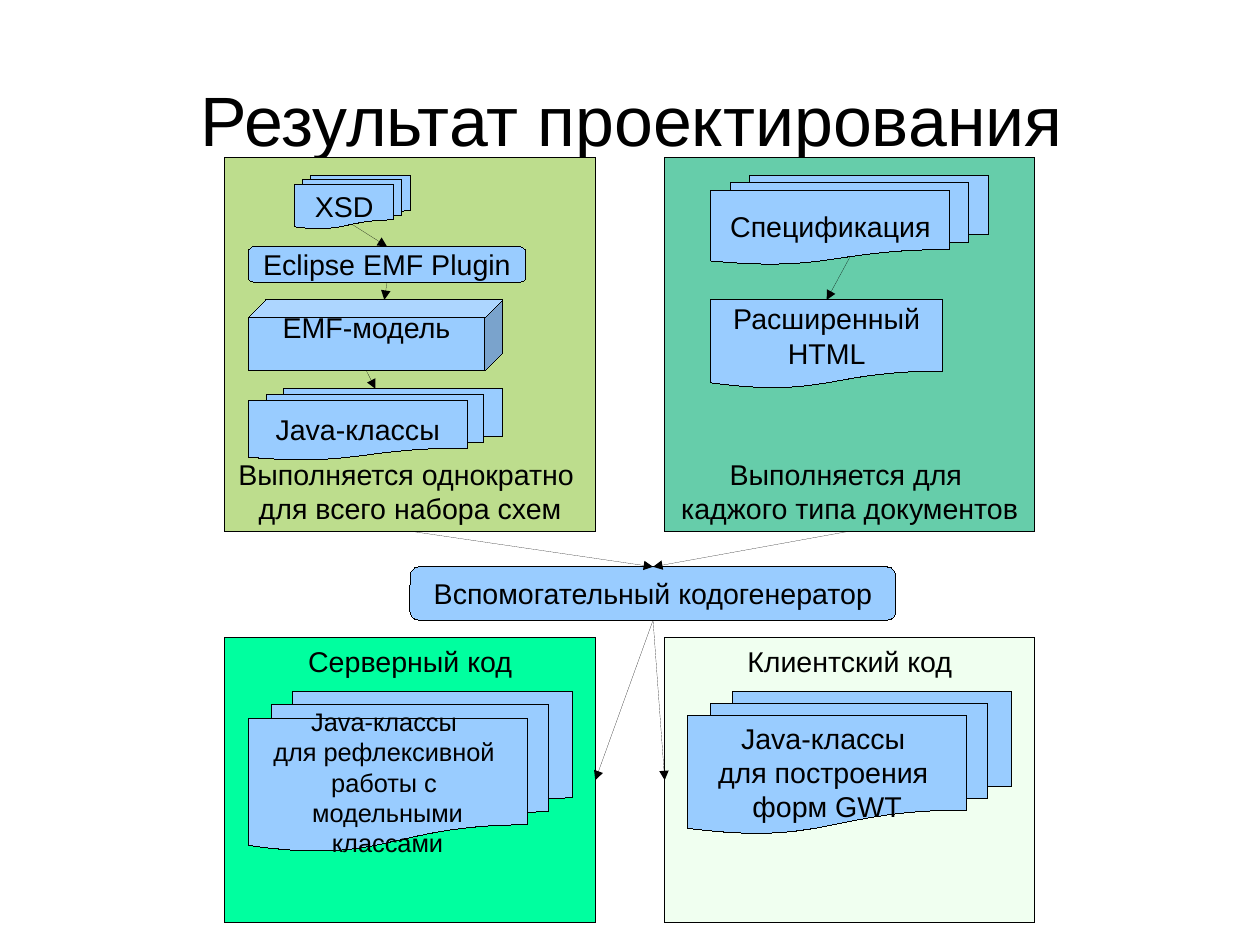
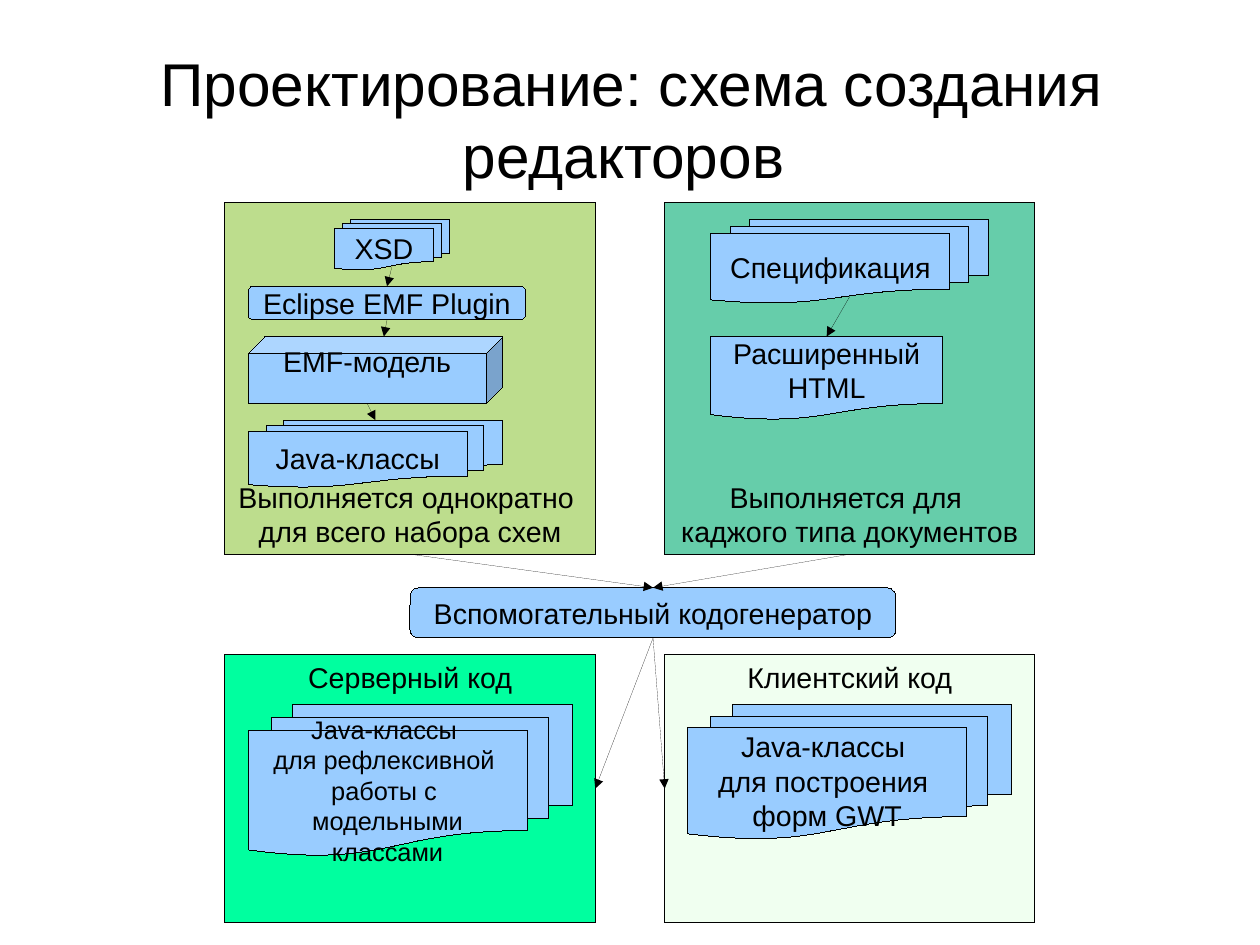
Before and after one commit to aeremenok/a-team-777, a slide deck: slide 12 of diploma/eav/diploma/demo.odp (slide 13 before the commit). Drawn at 1260x945 pixels with LibreOffice and Linux fonts; fonts in the diff are those of the drawing. Boxes give left, top, right and bottom in pixels: in the first picture for what was removed or moved away, otherwise in the second. Text is boxed around its words. In the diff, an @@ line names an element or a change of style, - is before the commit and + after.

```diff
--- a/diploma/eav/diploma/demo.odp
+++ b/diploma/eav/diploma/demo.odp
@@ title at <box>161,64,1102,189</box>: text changed; size 44 to 38 pt @@
-Результат проектирования
+Проектирование: схема создания редакторов
@@ rectangle "Выполняется однократно": place and size @@
-rectangle "Выполняется однократно" at <box>225,158,596,532</box>
+rectangle "Выполняется однократно" at <box>225,202,596,555</box>
@@ rectangle "Выполняется для": place and size @@
-rectangle "Выполняется для" at <box>665,158,1036,532</box>
+rectangle "Выполняется для" at <box>665,202,1036,555</box>
@@ flow chart multidocument "XSD": place and size @@
-flow chart multidocument "XSD" at <box>295,175,410,229</box>
+flow chart multidocument "XSD" at <box>334,220,449,270</box>
@@ flow chart multidocument "Спецификация": place and size @@
-flow chart multidocument "Спецификация" at <box>711,175,989,264</box>
+flow chart multidocument "Спецификация" at <box>711,220,989,303</box>
@@ arrow moved from (388, 282) - (384, 300) to (392, 266) - (388, 286) @@
@@ rounded rectangle "Eclipse EMF Plugin": place and size @@
-rounded rectangle "Eclipse EMF Plugin" at <box>248,247,526,282</box>
+rounded rectangle "Eclipse EMF Plugin" at <box>248,286,526,319</box>
@@ arrow moved from (851, 257) - (827, 300) to (851, 296) - (827, 336) @@
@@ arrow moved from (352, 224) - (388, 247) to (388, 320) - (384, 336) @@
@@ cube "EMF-модель": place and size @@
-cube "EMF-модель" at <box>248,300,503,370</box>
+cube "EMF-модель" at <box>248,336,503,404</box>
@@ flow chart document "Расширенный": place and size @@
-flow chart document "Расширенный" at <box>711,300,942,389</box>
+flow chart document "Расширенный" at <box>711,336,942,420</box>
@@ arrow moved from (367, 372) - (376, 389) to (367, 404) - (376, 421) @@
@@ flow chart multidocument "Java-классы": place and size @@
-flow chart multidocument "Java-классы" at <box>248,389,503,460</box>
+flow chart multidocument "Java-классы" at <box>248,421,503,488</box>
@@ arrow moved from (410, 532) - (653, 567) to (410, 555) - (653, 588) @@
@@ arrow moved from (851, 532) - (653, 567) to (851, 555) - (653, 588) @@
@@ rounded rectangle "Вспомогательный кодогенератор": place and size @@
-rounded rectangle "Вспомогательный кодогенератор" at <box>410,567,896,621</box>
+rounded rectangle "Вспомогательный кодогенератор" at <box>410,588,896,638</box>
@@ rectangle "Серверный код": place and size @@
-rectangle "Серверный код" at <box>225,638,596,923</box>
+rectangle "Серверный код" at <box>225,655,596,923</box>
@@ arrow moved from (653, 620) - (596, 781) to (653, 638) - (596, 789) @@
@@ arrow moved from (653, 620) - (665, 781) to (653, 638) - (665, 789) @@
@@ rectangle "Клиентский код": place and size @@
-rectangle "Клиентский код" at <box>665,638,1036,923</box>
+rectangle "Клиентский код" at <box>665,655,1036,923</box>
@@ flow chart multidocument "Java-классы": place and size @@
-flow chart multidocument "Java-классы" at <box>248,692,572,852</box>
+flow chart multidocument "Java-классы" at <box>248,705,572,856</box>
@@ flow chart multidocument "Java-классы": place and size @@
-flow chart multidocument "Java-классы" at <box>688,692,1013,835</box>
+flow chart multidocument "Java-классы" at <box>688,705,1013,839</box>
```
Also in this commit, not shown: 11 other slides changed, 1 slide added, 2 slides removed, 2 other files.
